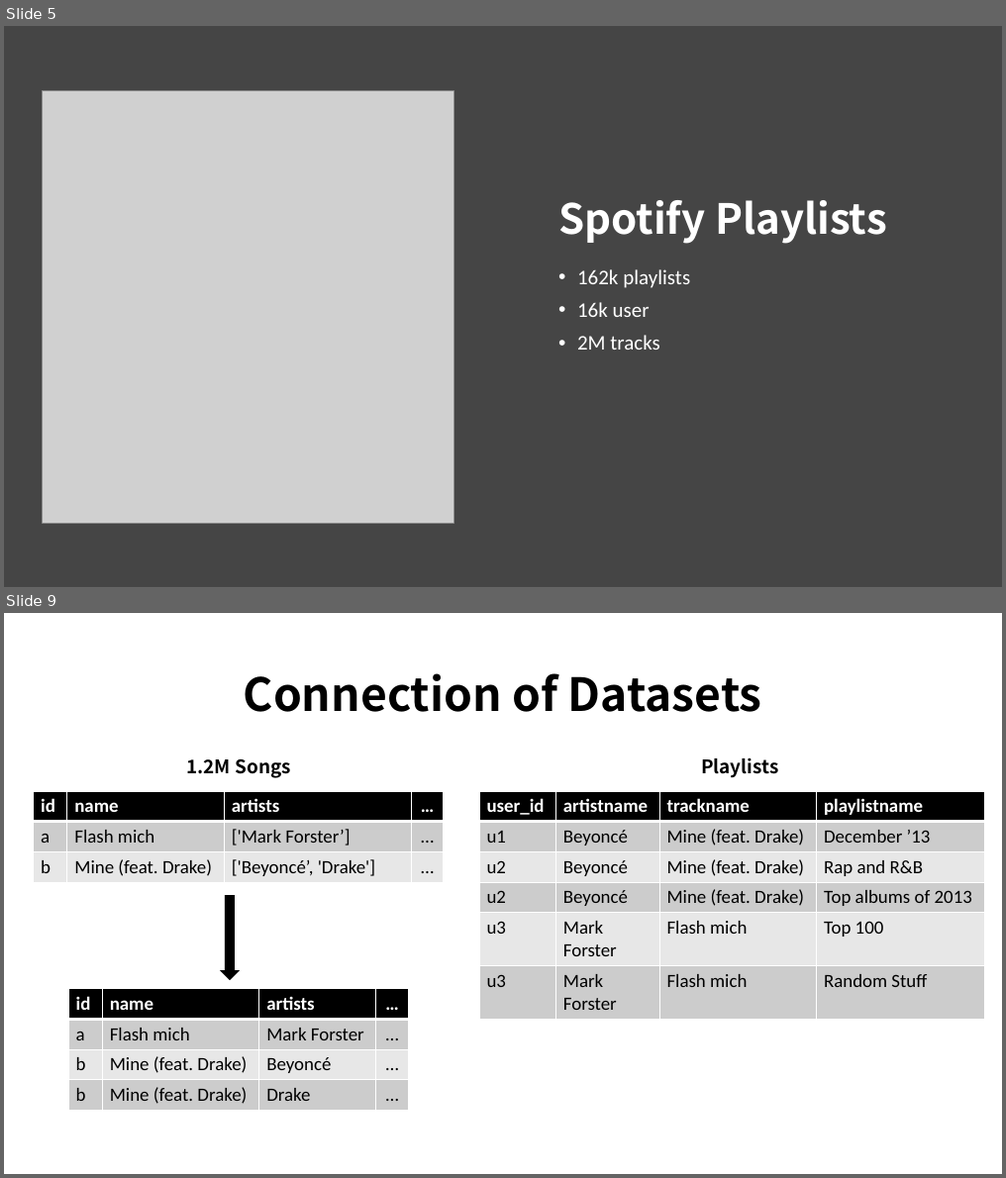
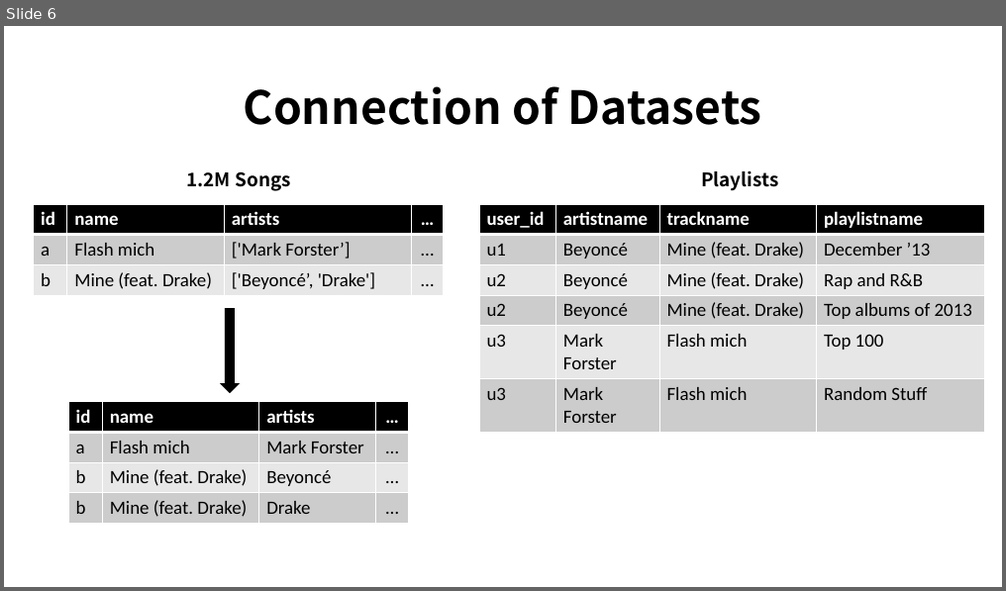
Before and after one commit to eric-kaufmann/spotify_analysis, a slide deck: spotify_analysis.pptx. Shown one above the other, each under a label of ours: slides 5 and 9 before the commit, slide 6 after it; the slides between them are not shown. The pictures are 1006x1178 and 1006x591 pixels, drawn with LibreOffice and Linux fonts; fonts in the diff are those of the drawing; grey boxes stand for pictures. Boxes give left, top, right and bottom in pixels: in the first picture for what was removed or moved away, otherwise in the second. Text is boxed around its words. In the diff, an @@ line names an element or a change of style, - is before the commit and + after.

```diff
--- a/spotify_analysis.pptx
+++ b/spotify_analysis.pptx
@@ slide 5 removed at [4,26,1002,587], background #454545 @@
@@ picture removed at [43,91,453,523] @@
@@ title removed at [558,200,887,244] @@
-Spotify Playlists
@@ text removed at [577,270,690,350] @@
-• 162k playlists
-• 16k user
-• 2M tracks
@@ what was slide 9 is now slide 6 @@
```
Also in this commit, not shown: 9 slides changed, 3 other slides removed.
